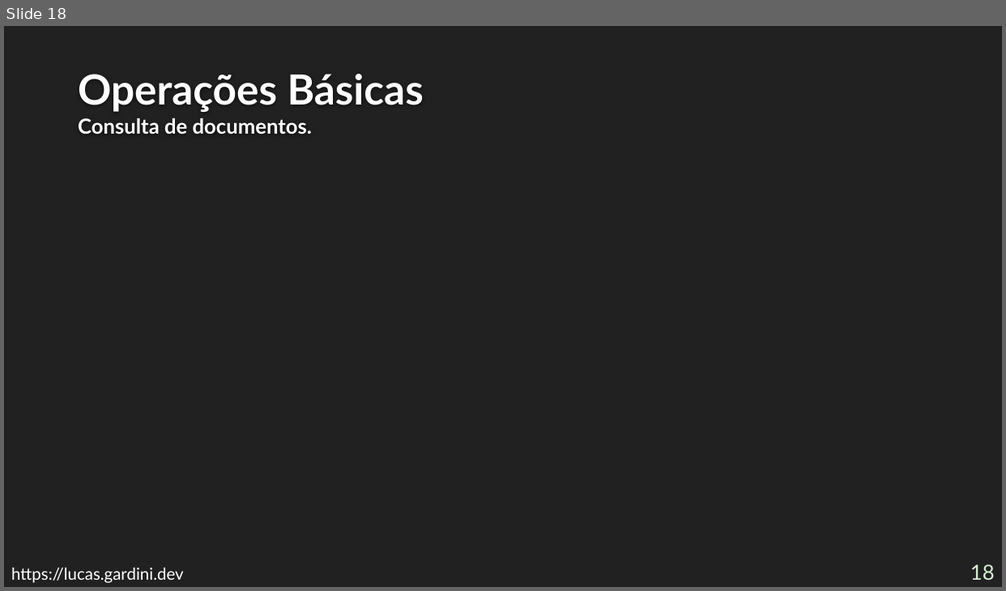
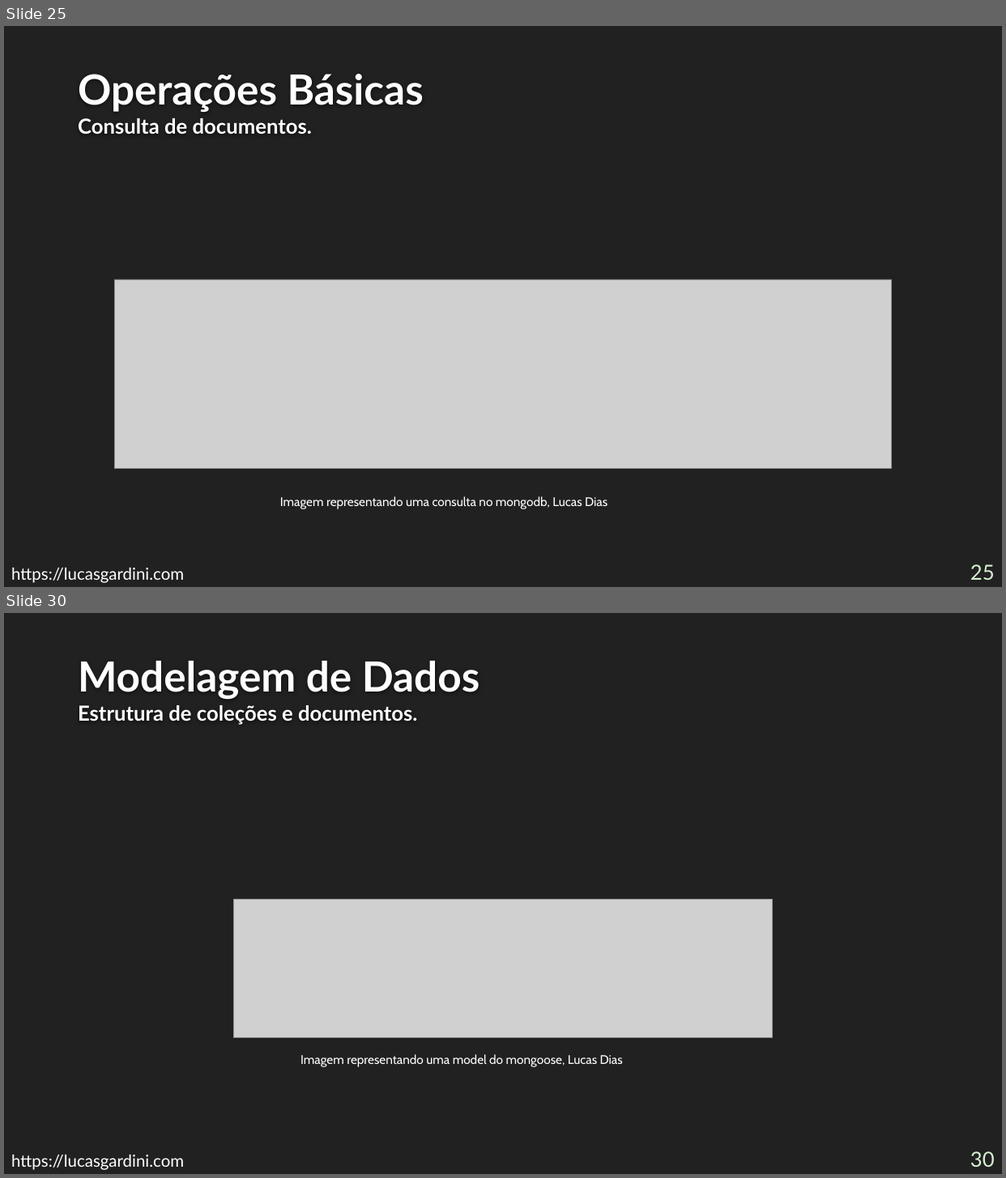
Before and after one commit to Lucas-Gardini/IFSP-ADS-BD2, a slide deck: mongodb/minicurso-mongodb.pptx. Shown one above the other, each under a label of ours: slide 18 before the commit, slides 25 and 30 after it; the slides between them are not shown. The pictures are 1006x591 and 1006x1178 pixels, drawn with LibreOffice and Linux fonts; fonts in the diff are those of the drawing; grey boxes stand for pictures; background and template pictures are left out. Boxes give left, top, right and bottom in pixels: in the first picture for what was removed or moved away, otherwise in the second. Text is boxed around its words. In the diff, an @@ line names an element or a change of style, - is before the commit and + after.

```diff
--- a/mongodb/minicurso-mongodb.pptx
+++ b/mongodb/minicurso-mongodb.pptx
@@ slide 30 added at [4,613,1002,1174], background #212121 @@
@@ title added at [78,661,480,725], 20 pt, text #FEFEFE, bold @@
+Modelagem de Dados
+Estrutura de coleções e documentos.
@@ picture added at [233,900,772,1038] @@
@@ text added at [300,1054,623,1067], 12 pt, text #FFFFFF @@
+Imagem representando uma model do mongoose, Lucas Dias
@@ text added at [11,1155,184,1170], 16 pt, text #FFFFFF @@
+https://lucasgardini.com
@@ page number added at [970,1152,995,1167], 20 pt, text #D6F0D1 @@
+30
@@ what was slide 18 is now slide 25 @@
@@ slide 25 changed as well @@
@@ picture added at [115,280,892,469] @@
@@ text added at [280,497,607,510], 12 pt, text #FFFFFF @@
+Imagem representando uma consulta no mongodb, Lucas Dias
@@ text at [11,568,184,583]: text changed @@
-https://lucas.gardini.dev
+https://lucasgardini.com
@@ page number at [970,565,995,580]: text changed @@
-18
+25
```
Also in this commit, not shown: 31 other slides changed, 18 other slides added, 5 slides removed.
